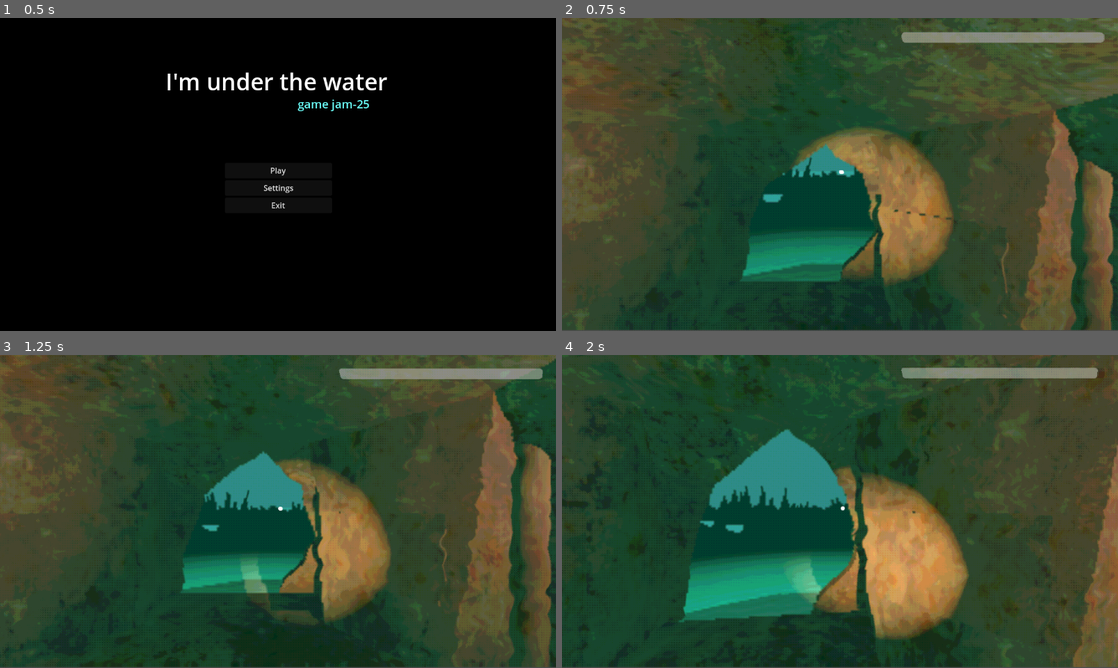
Above: before the commit, frames 1-4 (two rows, left to right).
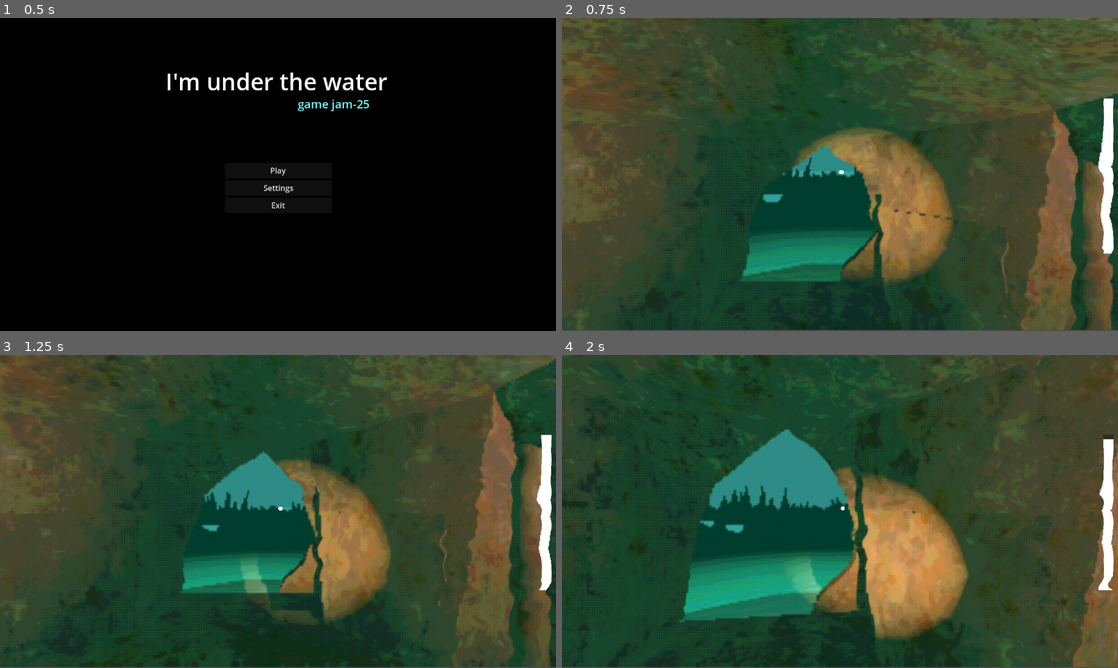
Above: after the commit, the same moments.

Repository: useronym/BubbleGameJam
Game: Godot game, scene res://scenes/mainMenu.tscn
Same seed, same stepped clock (60 frames per second), same inputs: the game is played once before the commit and once after it.
Inputs (mouse positions are in pixels of both pictures, inside the frame that each line leads up to):
- Up to frame 1 (0.5 s): no input
- Up to frame 2 (0.75 s): click "Play" at 0.5 s
- Up to frame 3 (1.25 s): no input
- Up to frame 4 (2 s): tap Enter at 1.25 s; move the mouse to (867, 511) at 1.27 s; hold W (up) from 1.28 s (still down); tap E (interact) at 1.35 s

Frame 1 is identical in both runs. In frame 2, 2.3% of the frame differs, in the area x 61-100%, y 4-76%; in frame 3, 2.3%; in frame 4, 2.2%.

Commit message:
VErtical air bar

Diff:
--- a/scenes/PlayerGUI.tscn
+++ b/scenes/PlayerGUI.tscn
@@ -1,10 +1,16 @@
-[gd_scene load_steps=6 format=3 uid="uid://c6wmqp0buuk5m"]
+[gd_scene load_steps=8 format=3 uid="uid://c6wmqp0buuk5m"]
 
 [ext_resource type="Texture2D" uid="uid://bulteu43r2r6a" path="res://gfx/crosshair.png" id="1_blv8c"]
 [ext_resource type="Script" path="res://scenes/playerGUI.gd" id="1_r6s6h"]
 [ext_resource type="Script" path="res://scenes/pause_node.gd" id="3_81wm1"]
 [ext_resource type="PackedScene" uid="uid://bs035oor8cgug" path="res://scenes/SettingsWindow.tscn" id="4_48uxn"]
 [ext_resource type="PackedScene" uid="uid://2fr2e1iusn1b" path="res://scenes/notes/note.tscn" id="5_r5rl5"]
+
+[sub_resource type="StyleBoxFlat" id="StyleBoxFlat_wga81"]
+bg_color = Color(0, 0, 0, 0.329412)
+
+[sub_resource type="StyleBoxFlat" id="StyleBoxFlat_jwt2n"]
+bg_color = Color(1, 1, 1, 1)
 
 [node name="PlayerGUI" type="CanvasLayer"]
 script = ExtResource("1_r6s6h")
@@ -115,13 +121,16 @@
 text = "hi"
 
 [node name="AirProgressBar" type="ProgressBar" parent="."]
-offset_left = 704.0
-offset_top = 32.0
-offset_right = 1119.0
-offset_bottom = 54.0
+offset_left = 1117.0
+offset_top = 170.0
+offset_right = 1137.0
+offset_bottom = 492.0
+theme_override_styles/background = SubResource("StyleBoxFlat_wga81")
+theme_override_styles/fill = SubResource("StyleBoxFlat_jwt2n")
 step = 1.0
 value = 60.0
 rounded = true
+fill_mode = 3
 show_percentage = false
 
 [node name="NotesManager" type="Control" parent="."]
